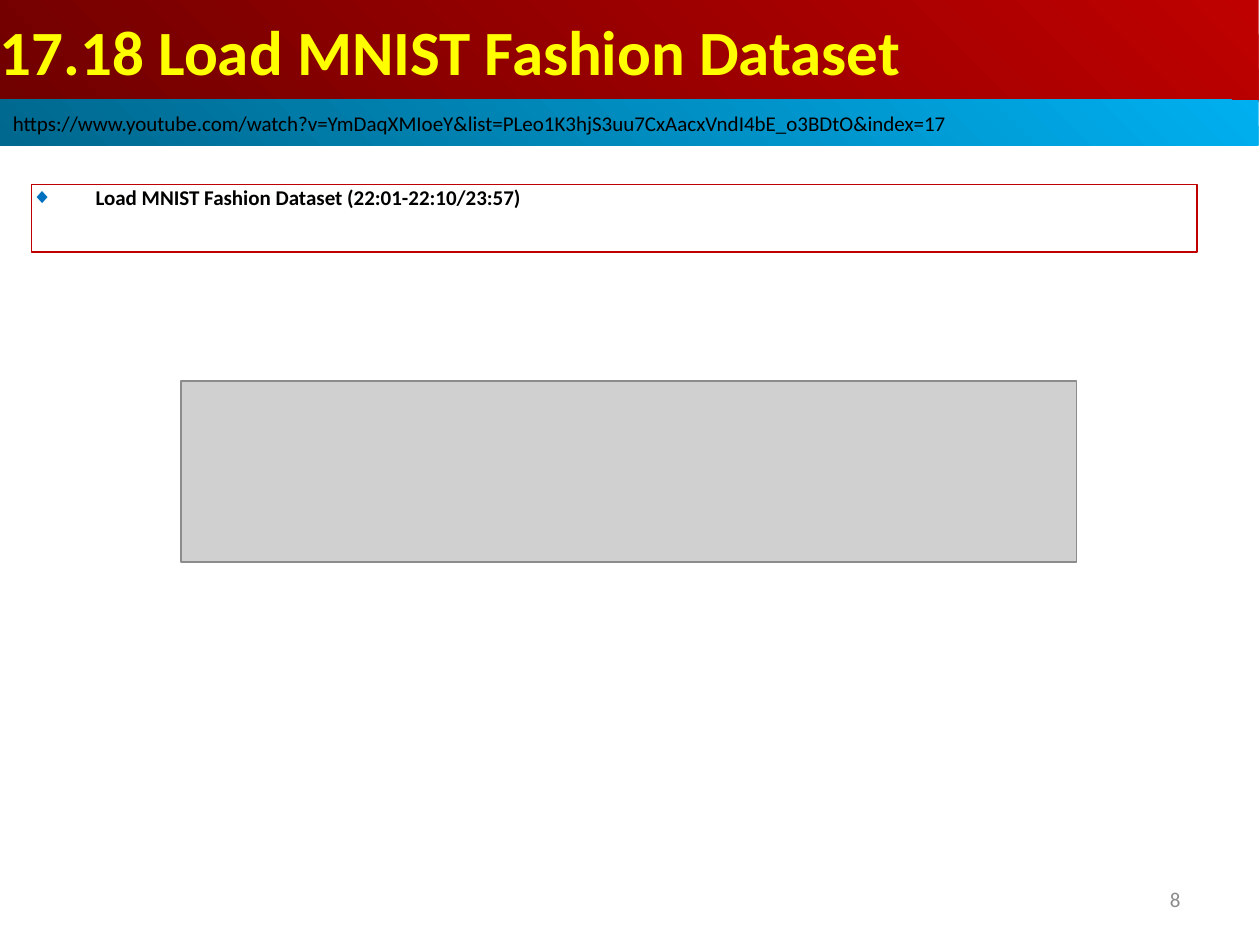
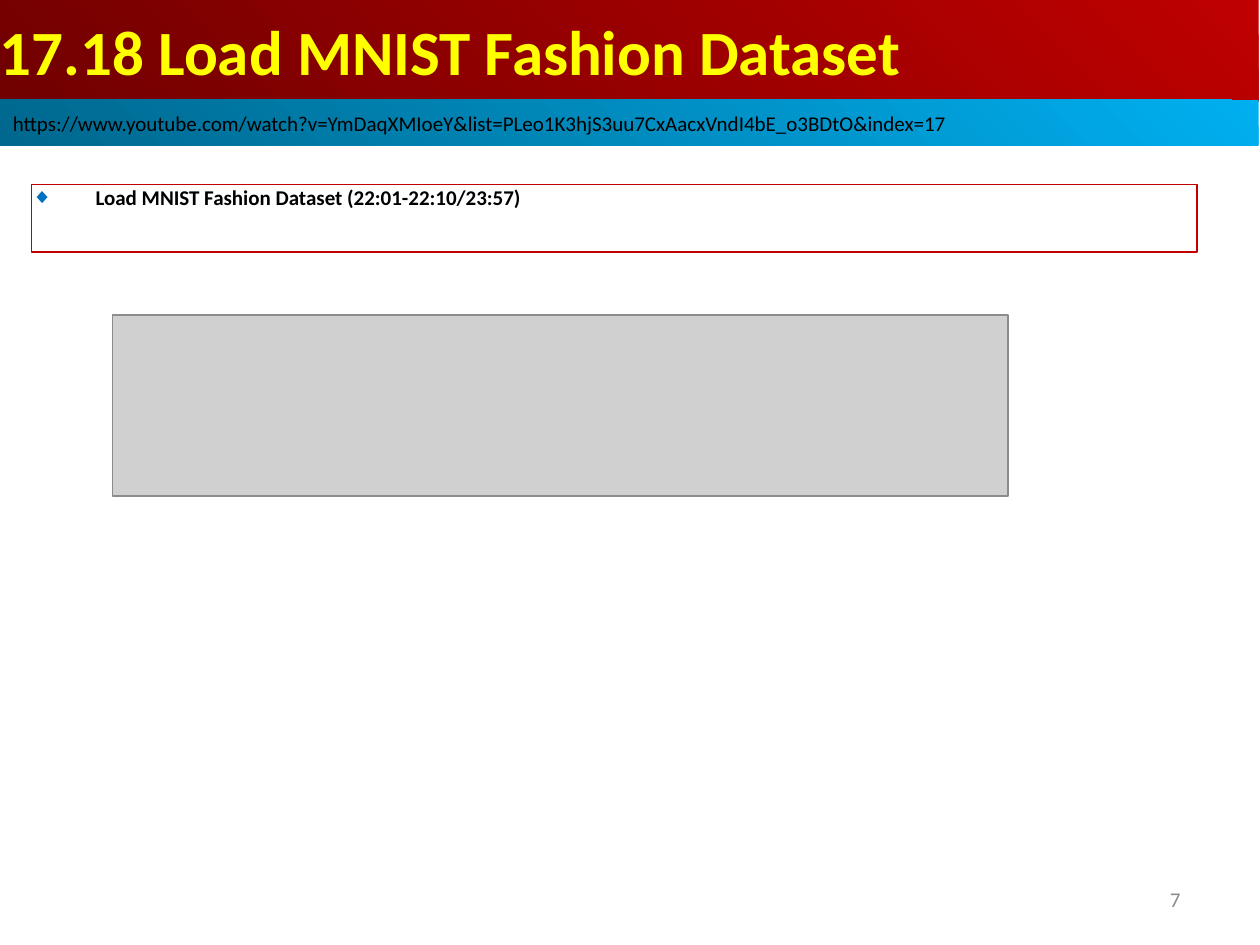
Before and after one commit to peterhchen/AIU_CS512_DL, a slide deck: slide 7 of 000_Lecture_Project/week07/01_Lecture/17.16_BM_Exercise_Solu.ppt (slide 8 before the commit). Drawn at 1260x945 pixels with LibreOffice and Linux fonts; fonts in the diff are those of the drawing; grey boxes stand for pictures. Boxes give left, top, right and bottom in pixels: in the first picture for what was removed or moved away, otherwise in the second. Text is boxed around its words. In the diff, an @@ line names an element or a change of style, - is before the commit and + after.

```diff
--- a/000_Lecture_Project/week07/01_Lecture/17.16_BM_Exercise_Solu.ppt
+++ b/000_Lecture_Project/week07/01_Lecture/17.16_BM_Exercise_Solu.ppt
@@ picture moved from (x1=181, y1=381, x2=1076, y2=562) to (x1=113, y1=315, x2=1008, y2=496) @@
@@ page number at (x1=1170, y1=893, x2=1181, y2=907): text changed @@
-8
+7
```
Also in this commit, not shown: 1 other slide changed.
